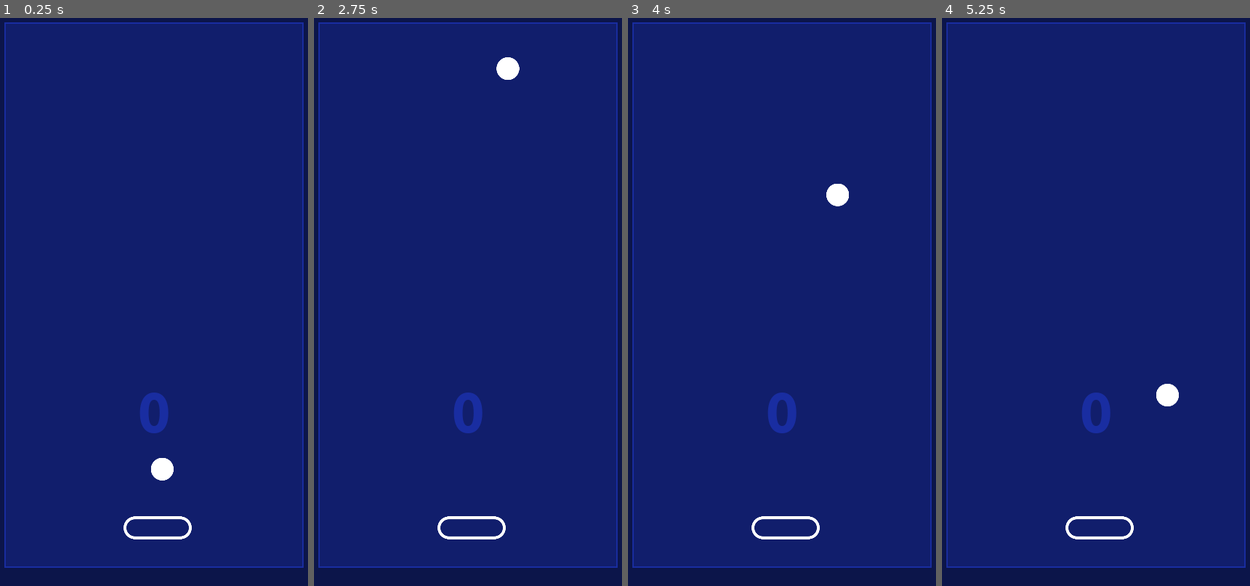
Above: before the commit, frames 1-4 (left to right).
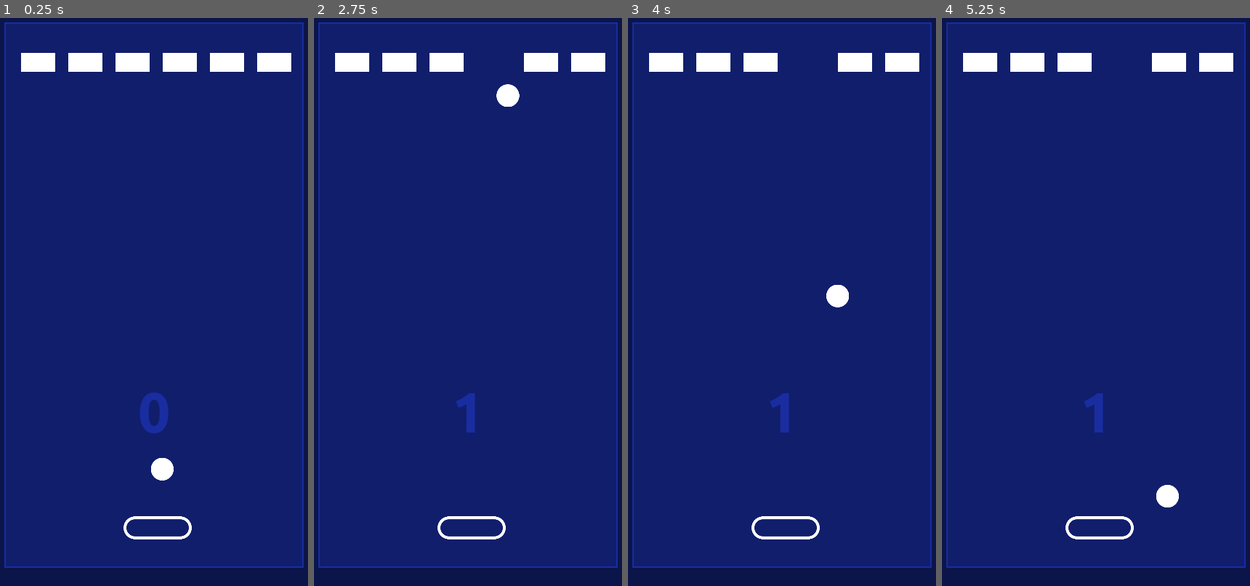
Above: after the commit, the same moments.

Repository: Bluenix2/Project-Breakout
Game: Godot game, scene res://scenes/game.tscn
The game is run twice, just before and just after one commit, with the same random seed, the same clock (stepped at 60 frames per second) and the same inputs.
Inputs (mouse positions are in pixels of both pictures, inside the frame that each line leads up to):
- Up to frame 1 (0.25 s): no input
- Up to frame 2 (2.75 s): move the mouse to (538, 267) at 0.52 s; move the mouse to (403, 324) at 1.27 s; move the mouse to (501, 165) at 2.02 s
- Up to frame 3 (4 s): move the mouse to (766, 409) at 2.77 s; move the mouse to (880, 381) at 3.52 s
- Up to frame 4 (5.25 s): move the mouse to (997, 205) at 4.27 s; move the mouse to (1111, 296) at 5.02 s

The runs differ from the first frame. In frame 1, 2.2% of the frame differs, in the area x 6-95%, y 6-10%; in frame 2, 2.7%; in frame 3, 2.7%; in frame 4, 2.7%, in the area x 6-95%, y 6-87%.

Commit message:
Fix and setup project for 0.1 export

Diff:
--- a/scenes/game.tscn
+++ b/scenes/game.tscn
@@ -27,6 +27,8 @@
 texture = ExtResource( 5 )
 offset = Vector2( 720, 1280 )
 
+[node name="Bricks" type="Node" parent="Level"]
+
 [node name="Score" type="Label" parent="Level"]
 margin_top = 1024.0
 margin_right = 1440.0
--- a/scripts/ball.gd
+++ b/scripts/ball.gd
@@ -16,6 +16,7 @@
 	if body is Platform:
 		set_linear_velocity(
 			body.position.direction_to(position)*linear_velocity.length())
+		get_parent().calculate_levelup()
 
 	if body is Brick:
 		body.collided(get_parent())
--- a/scripts/level.gd
+++ b/scripts/level.gd
@@ -11,6 +11,34 @@
 const levels = [
 	[
 		[1, 1, 1, 1, 1, 1],
+	],
+	[
+		[1, 1, 1, 1, 1, 1],
+		[0, 0, 1, 1, 0, 0],
+		[1, 1, 1, 1, 1, 1],
+	],
+	[
+		[0, 1, 0, 0, 1, 0],
+		[1, 0, 1, 1, 0, 1],
+		[0, 1, 0, 0, 1, 0],
+		[1, 0, 1, 1, 0, 1],
+	],
+	[
+		[0, 0, 0, 0, 0, 0],
+		[1, 1, 1, 1, 1, 1],
+		[1, 0, 1, 0, 1, 0],
+		[0, 1, 0, 1, 0, 1],
+		[1, 1, 1, 1, 1, 1]
+	],
+	[
+		[1, 1, 1, 1, 1, 1],
+		[1, 0, 1, 1, 0, 1],
+		[1, 1, 1, 1, 1, 1],
+		[1, 0, 1, 1, 0, 1],
+		[1, 1, 1, 1, 1, 1],
+	],
+	[
+		[1, 1, 1, 1, 1, 1],
 		[1, 0, 1, 1, 0, 1],
 		[1, 1, 1, 1, 1, 1],
 		[1, 0, 1, 1, 0, 1],
@@ -21,20 +49,32 @@
 		[1, 0, 1, 1, 0, 1],
 		[1, 1, 1, 1, 1, 1],
 	],
+	[
+		[1, 1, 1, 1, 1, 1],
+		[1, 1, 1, 1, 1, 1],
+		[1, 1, 1, 1, 1, 1],
+		[1, 1, 1, 1, 1, 1],
+		[1, 1, 1, 1, 1, 1],
+		[1, 1, 1, 1, 1, 1],
+		[1, 1, 1, 1, 1, 1],
+		[1, 1, 1, 1, 1, 1],
+		[1, 1, 1, 1, 1, 1],
+		[1, 1, 1, 1, 1, 1],
+	],
 ]
 
 var points = 0 setget set_points
-var level = 0 setget set_level
+var level = 0
 
 func set_points(value):
 	points = value
 	$Score.text = str(points)
 
-func set_level(value):
-	level = value
+func _ready():
 	build(level)
 
 func build(id):
+	level = id
 	for ri in min(levels[id].size(), 10):
 		for bi in min(levels[id][ri].size(), 6):
 			if levels[id][ri][bi]: create_brick(ri, bi)
@@ -42,7 +82,11 @@
 func create_brick(ri, bi):
 	var brick = brick_scn.instance()
 	brick.set_position(Vector2(h_margin + h_spacing*bi, v_margin + v_spacing*ri))
-	add_child(brick)
+	$Bricks.add_child(brick)
+
+func calculate_levelup():
+	if not $Bricks.get_child_count():
+		build(level + 1)
 
 func _unhandled_input(event):
 	if event is InputEventScreenDrag:
Binary file changed: icon.png
